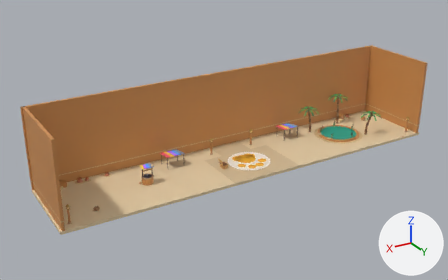
The FBX model assets/cat-cafe/exports/CatCafe_Camp_Desert.fbx: old version first, new version second.
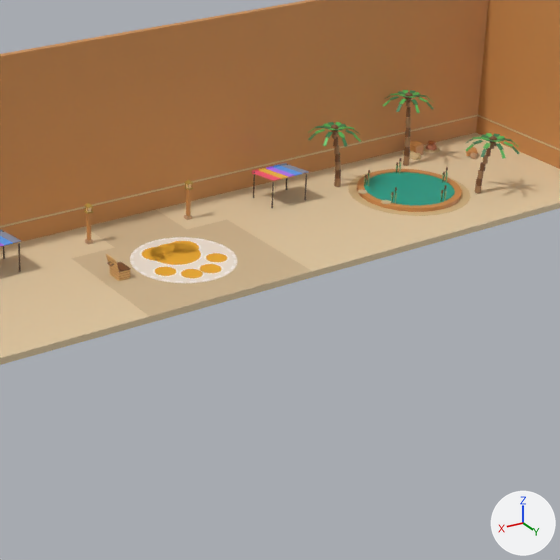
Old and new are each drawn whole from a 50 mm lens placed at (1.166, -1.167, 0.991), pointed at (0.08, -2.978, 0.086) and again close up on the part from 39% to 89% of the width and 21% to 100% of the height. Arrows for +X, +Y and +Z are at lower right; the lights stay in place. The older version's two pictures come first. Where no turn or scale is listed for an object, it has been applied to the vertices.

Before the edit, the objects in view are built like this:
```python
me_catcafe_camp_desert = bpy.data.meshes.new('CatCafe_Camp_Desert')
me_catcafe_camp_desert.from_pydata(...)  # 872 vertices, 532 faces; spans x -0.76..0.76, y -3.12..-2.8, z -0.01..0.03
me_catcafe_camp_desert.materials.append(mat_catcafe_palette)
me_catcafe_desert_canopy_001 = bpy.data.meshes.new('CatCafe_Desert_Canopy.001')
me_catcafe_desert_canopy_001.from_pydata(...)  # 208 vertices, 228 faces; spans x -0.2951..-0.2249, y -3.0754..-3.0156, z 0.0..0.0508
me_catcafe_desert_canopy_001.materials.append(mat_catcafe_palette)
me_catcafe_desert_oasispool_water = bpy.data.meshes.new('CatCafe_Desert_OasisPool_Water')
me_catcafe_desert_oasispool_water.from_pydata(...)  # a 24-sided cylinder along z spanning x -0.535..-0.385, y -3.035..-2.885, z 0.001..0.0052
me_catcafe_desert_oasispool_water.materials.append(mat_catcafe_palette)
ob_catcafe_camp_desert = bpy.data.objects.new('CatCafe_Camp_Desert', me_catcafe_camp_desert)
ob_catcafe_camp_desert.location = (0.0, 0.0, 0.0)
ob_catcafe_camp_desert_001_oasispool_water = bpy.data.objects.new('CatCafe_Camp_Desert_001_OasisPool_Water', me_catcafe_desert_oasispool_water)
ob_catcafe_camp_desert_001_oasispool_water.location = (0.0, 0.0, 0.0)
ob_catcafe_camp_desert_007_canopy = bpy.data.objects.new('CatCafe_Camp_Desert_007_Canopy', me_catcafe_desert_canopy_001)
ob_catcafe_camp_desert_007_canopy.location = (0.0, 0.0, 0.0)
# also in view: 'CatCafe_Camp_Desert_Barrier' at (0.0, -2.96, 0.167); 'CatCafe_Camp_Desert_001_OasisPool' at (-0.46, -2.96, 0.015); 'CatCafe_Camp_Desert_004_Palm' at (-0.545, -3.073, 0.062); 'CatCafe_Camp_Desert_003_Palm' at (-0.569, -2.892, 0.05)
```
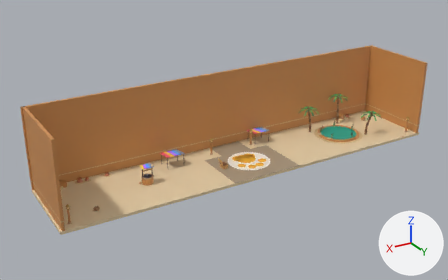
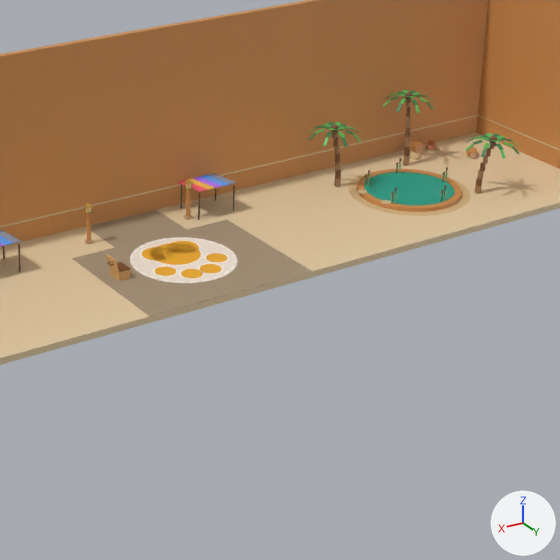
What differs and where, as boxes (x1, y1, x2, y2) in the close-ups (560 x 560 px):
'CatCafe_Camp_Desert_007_Canopy', moved
    before: (252, 163, 309, 208)
    after: (179, 173, 237, 220)
part 2 of me_catcafe_camp_desert, surface changed
    both: (72, 210, 312, 316)

Diff of the bpy script that builds the scene:
```diff
--- a/assets/cat-cafe/exports/CatCafe_Camp_Desert.fbx.py
+++ b/assets/cat-cafe/exports/CatCafe_Camp_Desert.fbx.py
@@ me_catcafe_desert_canopy_001 @@
 # used by ob_catcafe_camp_desert_007_canopy; location = (0.0, 0.0, 0.0)
-me_catcafe_desert_canopy_001.from_pydata(...)  # 208 vertices, 228 faces; spans x -0.2951..-0.2249, y -3.0754..-3.0156, z 0.0..0.0508
+me_catcafe_desert_canopy_001.from_pydata(...)  # 208 vertices, 228 faces; spans x -0.1701..-0.0999, y -3.0984..-3.0386, z 0.0..0.0508
+# me_catcafe_desert_canopy_001 part 1: the whole mesh is moved by (0.125, -0.023, 0.0)
 me_catcafe_desert_canopy_001.materials.append(mat_catcafe_palette)
@@ me_catcafe_camp_desert @@
 me_catcafe_camp_desert.from_pydata(...)  # 872 vertices, 532 faces; spans x -0.76..0.76, y -3.12..-2.8, z -0.01..0.03
 # used by ob_catcafe_camp_desert; location = (0.0, 0.0, 0.0)
+# me_catcafe_camp_desert part 2: texture (UV) coordinates of 12 of 532 faces, centred in x -0.14..0.14, y -3.11..-2.8, z 0.0, changed; they spanned u 0.31..0.31, v 0.16..0.16 and now span u 0.44..0.44, v 0.16..0.16
 me_catcafe_camp_desert.materials.append(mat_catcafe_palette)
```
